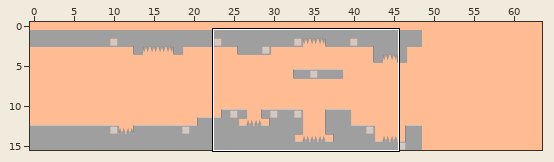
Tiled map -- android/assets/boxes.tmx. The picture above shows the old version from afar; the outline marks the close-up.
Close-up. Before:
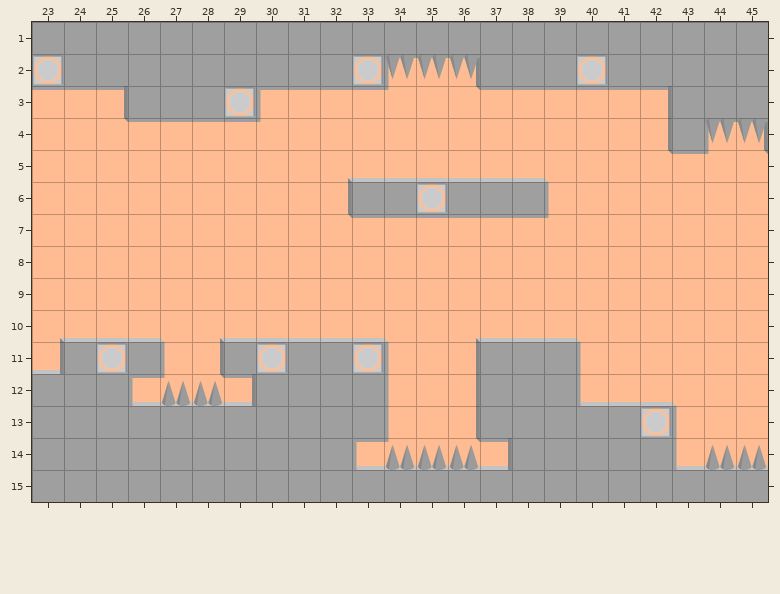
Cells are 64x64 px. Shown: x 23..45, y 1..15. The commit also changed other parts of the map, which this record leaves out. The old version is drawn lined up with the new one.
New version:
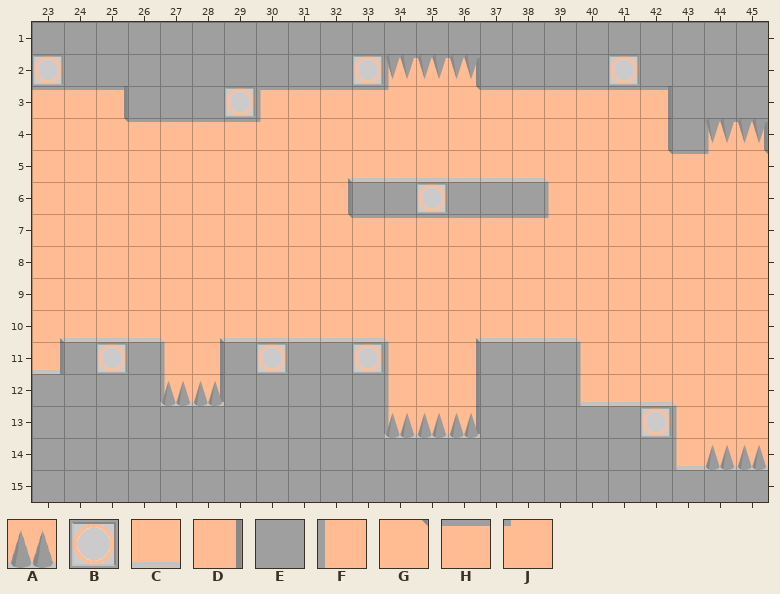
Key: from "boxes_map": A 1 "spike", B 2 "activator", C 6, D 10, E 11 "brick", F 12, G 15, H 16, J 17.
_ is an empty cell.
Diff:
{"change": "map size 128x15 -> 64x16 cells (old content now starts at 0,1; both pictures use the new coordinates)"}
{"where": "layer \"background\""}
{"y":12,"x":26,"old":"_","new":"E"}
{"y":12,"x":29,"old":"_","new":"E"}
{"where": "layer \"borderTop\""}
{"y":12,"x":26,"old":"C","new":"_"}
{"y":12,"x":29,"old":"C","new":"_"}
{"y":14,"x":33,"old":"C","new":"_"}
{"y":14,"x":37,"old":"C","new":"_"}
{"where": "layer \"borderBottom\""}
{"y":12,"x":26,"old":"H","new":"_"}
{"y":12,"x":29,"old":"H","new":"_"}
{"y":14,"x":33,"old":"H","new":"_"}
{"y":14,"x":37,"old":"H","new":"_"}
{"where": "layer \"borderLeft\""}
{"y":12,"x":28,"old":"_D","new":"D_"}
{"y":14,"x":37,"old":"D","new":"_"}
{"where": "layer \"borderRight\""}
{"y":12,"x":26,"old":"F_","new":"_F"}
{"y":14,"x":33,"old":"F","new":"_"}
{"where": "layer \"borderCorners\""}
{"y":12,"x":27,"old":"JG","new":"__"}
{"y":14,"x":34,"old":"J","new":"_"}
{"y":14,"x":36,"old":"G","new":"_"}
{"where": "layer \"level\""}
{"y":2,"x":40,"old":"BE","new":"EB"}
{"y":13,"x":34,"old":"___","new":"AAA"}
{"y":14,"x":33,"old":"_AAA_","new":"EEEEE"}
{"label":"changed","picture_box":[577,55,639,85]}
{"label":"changed","picture_box":[132,374,256,406]}
{"label":"changed","picture_box":[356,413,512,470]}
